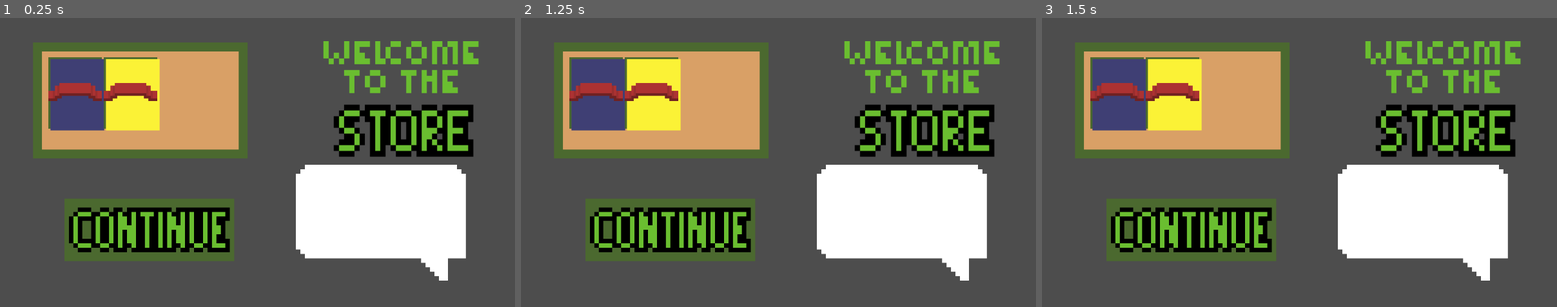
Above: before the commit, frames 1-3 (left to right).
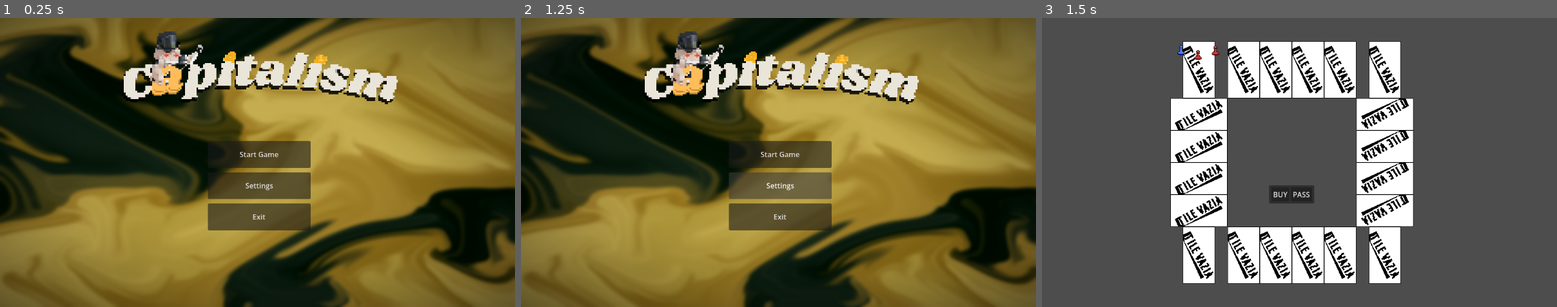
Above: after the commit, the same moments.

Repository: JosueMonteiroUchoaAlves/monopoly-godot
Game: Godot game, scene res://scenes/Game.tscn
Same seed, same stepped clock (60 frames per second), same inputs: the game is played once before the commit and once after it.
Inputs (mouse positions are in pixels of both pictures, inside the frame that each line leads up to):
- Up to frame 1 (0.25 s): no input
- Up to frame 2 (1.25 s): click (778, 185) at 0.5 s, where only the run after the commit has a clickable "Settings"
- Up to frame 3 (1.5 s): click (1299, 153) at 1.25 s, where only the run after the commit has a clickable "Start Game"

The runs differ from the first frame. In frame 1, 100% of the frame differs, in the area x 0-100%, y 0-100%; in frame 2, 100%; in frame 3, 50%.
Error after the commit: Parse Error: Node export is only supported in Node-derived classes, but the current class inherits "Resource". (res://scripts/tile.gd:4)

Commit message:
Feat: Main menu adicionado Fix: Jogo agora "roda" - foi REMENDADO, não esta confiavel! Fix: Tabuleiro reorganizado

Diff:
--- a/project.godot
+++ b/project.godot
@@ -15,10 +15,15 @@
 config/features=PackedStringArray("4.7", "Forward Plus")
 config/icon="res://icon.svg"
 
+[autoload]
+
+EventBus="*uid://btwlm8cblqiqu"
+
 [physics]
 
 3d/physics_engine="Jolt Physics"
 
 [rendering]
 
+textures/canvas_textures/default_texture_filter=0
 rendering_device/driver.windows="d3d12"
--- /dev/null
+++ b/scenes/Background.tscn
@@ -0,0 +1,35 @@
+[gd_scene format=3 uid="uid://b5wj2b7xupxnt"]
+
+[ext_resource type="Shader" uid="uid://ddb3b6351xpav" path="res://shaders/new_shader.gdshader" id="1_274mx"]
+
+[sub_resource type="ShaderMaterial" id="ShaderMaterial_8lwub"]
+shader = ExtResource("1_274mx")
+shader_parameter/color_bg = Vector4(0.02, 0.1, 0.04, 1)
+shader_parameter/color_base_gold = Vector4(0.7, 0.55, 0.15, 1)
+shader_parameter/color_pearl_gold = Vector4(0.92, 0.82, 0.38, 1)
+shader_parameter/speed = 0.0230000010925
+shader_parameter/liquid_scale = 6.0
+shader_parameter/pearl_intensity = 0.7310000347225
+shader_parameter/flake_intensity = 0.1770000084075
+shader_parameter/flake_scale = 82.96700156593249
+shader_parameter/flake_density = 0.974000022515
+shader_parameter/scanline_density = 900.0
+shader_parameter/scanline_opacity = 0.035
+shader_parameter/vignette_size = 1.2
+shader_parameter/vignette_smoothness = 0.2
+
+[node name="Background" type="Panel" unique_id=2086670229]
+anchors_preset = 15
+anchor_right = 1.0
+anchor_bottom = 1.0
+grow_horizontal = 2
+grow_vertical = 2
+
+[node name="ColorRect" type="ColorRect" parent="." unique_id=281499709]
+material = SubResource("ShaderMaterial_8lwub")
+layout_mode = 1
+anchors_preset = 15
+anchor_right = 1.0
+anchor_bottom = 1.0
+grow_horizontal = 2
+grow_vertical = 2
--- a/scenes/Board.tscn
+++ b/scenes/Board.tscn
@@ -3,62 +3,103 @@
 [ext_resource type="Script" uid="uid://cy2qs3cy8pfvv" path="res://scenes/scripts/Board.gd" id="1_66b1s"]
 [ext_resource type="PackedScene" uid="uid://b2isg06fnmy2a" path="res://scenes/Tile.tscn" id="2_w6jgk"]
 [ext_resource type="PackedScene" uid="uid://bhaxklaynv8re" path="res://scenes/Player.tscn" id="3_xdl3i"]
+[ext_resource type="Texture2D" uid="uid://cam6fufpwluh3" path="res://sprites/tiles/inicio.png" id="4_hljw5"]
+[ext_resource type="Texture2D" uid="uid://fa3h4jd4lxy4" path="res://sprites/tiles/cadeia.png" id="4_w6jgk"]
+[ext_resource type="Texture2D" uid="uid://ch37oa5j6vadb" path="res://sprites/tiles/coorner-boost.png" id="5_wxh2q"]
+[ext_resource type="Texture2D" uid="uid://euj8p1f44hso" path="res://sprites/sprite-tile.png" id="5_xdl3i"]
+[ext_resource type="Texture2D" uid="uid://cprwh5leir7et" path="res://sprites/tiles/virada-de-chave.png" id="8_w8n1y"]
 
 [node name="Board" type="Node2D" unique_id=1499039582]
+position = Vector2(576, 324)
 script = ExtResource("1_66b1s")
 
 [node name="Player" parent="." unique_id=1879539904 instance=ExtResource("3_xdl3i")]
 z_index = 1
-position = Vector2(74, 32)
+position = Vector2(-248, -261)
 
 [node name="Enemy1" parent="." unique_id=2042366148 instance=ExtResource("3_xdl3i")]
 z_index = 1
-position = Vector2(63, 60)
+position = Vector2(-171, -260)
 is_enemy = true
 
 [node name="Enemy2" parent="." unique_id=1165085393 instance=ExtResource("3_xdl3i")]
 z_index = 1
-position = Vector2(82, 58)
+position = Vector2(-210, -250)
 is_enemy = true
 
 [node name="Tile1" parent="." unique_id=2050578409 instance=ExtResource("2_w6jgk")]
-position = Vector2(74, 53)
+position = Vector2(-208, -214)
+textura_personalizada = ExtResource("4_hljw5")
+is_corner = true
 
 [node name="Tile2" parent="." unique_id=1919379070 instance=ExtResource("2_w6jgk")]
-position = Vector2(108, 52)
+position = Vector2(-108, -214)
 
 [node name="Tile3" parent="." unique_id=1152571067 instance=ExtResource("2_w6jgk")]
-position = Vector2(140, 51)
+position = Vector2(-36, -214)
 
 [node name="Tile4" parent="." unique_id=1053604584 instance=ExtResource("2_w6jgk")]
-position = Vector2(179, 92)
+position = Vector2(36, -214)
+
+[node name="Tile5" parent="." unique_id=854806750 instance=ExtResource("2_w6jgk")]
+position = Vector2(108, -214)
+
+[node name="Tile6" parent="." unique_id=1257356489 instance=ExtResource("2_w6jgk")]
+position = Vector2(208, -214)
+textura_personalizada = ExtResource("5_wxh2q")
+is_corner = true
+
+[node name="Tile7" parent="." unique_id=381312033 instance=ExtResource("2_w6jgk")]
+position = Vector2(208, -114)
 rotation = 1.5707964
 
-[node name="Tile5" parent="." unique_id=854806750 instance=ExtResource("2_w6jgk")]
-position = Vector2(182, 123)
+[node name="Tile8" parent="." unique_id=1027657847 instance=ExtResource("2_w6jgk")]
+position = Vector2(208, -42)
 rotation = 1.5707964
 
-[node name="Tile6" parent="." unique_id=1257356489 instance=ExtResource("2_w6jgk")]
-position = Vector2(182, 155)
+[node name="Tile9" parent="." unique_id=749679803 instance=ExtResource("2_w6jgk")]
+position = Vector2(208, 30)
 rotation = 1.5707964
 
-[node name="Tile7" parent="." unique_id=381312033 instance=ExtResource("2_w6jgk")]
-position = Vector2(140, 191)
+[node name="Tile10" parent="." unique_id=893537449 instance=ExtResource("2_w6jgk")]
+position = Vector2(208, 102)
+rotation = 1.5707964
+textura_personalizada = ExtResource("5_xdl3i")
 
-[node name="Tile8" parent="." unique_id=1027657847 instance=ExtResource("2_w6jgk")]
-position = Vector2(107, 192)
+[node name="Tile11" parent="." unique_id=249677084 instance=ExtResource("2_w6jgk")]
+position = Vector2(208, 202)
+textura_personalizada = ExtResource("4_w6jgk")
+is_corner = true
 
-[node name="Tile9" parent="." unique_id=749679803 instance=ExtResource("2_w6jgk")]
-position = Vector2(74, 192)
+[node name="Tile12" parent="." unique_id=2037284452 instance=ExtResource("2_w6jgk")]
+position = Vector2(108, 202)
 
-[node name="Tile10" parent="." unique_id=893537449 instance=ExtResource("2_w6jgk")]
-position = Vector2(33, 154)
+[node name="Tile13" parent="." unique_id=1861067459 instance=ExtResource("2_w6jgk")]
+position = Vector2(36, 202)
+
+[node name="Tile14" parent="." unique_id=1387878803 instance=ExtResource("2_w6jgk")]
+position = Vector2(-36, 202)
+
+[node name="Tile15" parent="." unique_id=1818993440 instance=ExtResource("2_w6jgk")]
+position = Vector2(-108, 202)
+
+[node name="Tile16" parent="." unique_id=1772903562 instance=ExtResource("2_w6jgk")]
+position = Vector2(-208, 202)
+textura_personalizada = ExtResource("8_w8n1y")
+is_corner = true
+
+[node name="Tile17" parent="." unique_id=1947630365 instance=ExtResource("2_w6jgk")]
+position = Vector2(-208, 102)
 rotation = -1.5707964
 
-[node name="Tile11" parent="." unique_id=249677084 instance=ExtResource("2_w6jgk")]
-position = Vector2(34, 121)
+[node name="Tile18" parent="." unique_id=2122663265 instance=ExtResource("2_w6jgk")]
+position = Vector2(-208, 30)
 rotation = -1.5707964
 
-[node name="Tile12" parent="." unique_id=2037284452 instance=ExtResource("2_w6jgk")]
-position = Vector2(34, 89)
+[node name="Tile19" parent="." unique_id=66678545 instance=ExtResource("2_w6jgk")]
+position = Vector2(-208, -42)
 rotation = -1.5707964
+
+[node name="Tile20" parent="." unique_id=1067754183 instance=ExtResource("2_w6jgk")]
+position = Vector2(-208, -114)
+rotation = -1.5707964
--- a/scenes/Game.tscn
+++ b/scenes/Game.tscn
@@ -1,9 +1,13 @@
 [gd_scene format=3 uid="uid://ba6p5p811v26r"]
 
 [ext_resource type="Script" uid="uid://c2v0b6wfp52op" path="res://scenes/scripts/Game.gd" id="1_ibkli"]
+[ext_resource type="PackedScene" uid="uid://bcr4dgxswyo3n" path="res://scenes/MainMenu.tscn" id="2_cpr0p"]
 [ext_resource type="PackedScene" uid="uid://c0j4hr64jk8yx" path="res://scenes/Store.tscn" id="2_qbsmt"]
 
 [node name="Game" type="Node" unique_id=1730410151]
 script = ExtResource("1_ibkli")
 
+[node name="MainMenu" parent="." unique_id=39836289 instance=ExtResource("2_cpr0p")]
+
 [node name="Store" parent="." unique_id=1302413312 instance=ExtResource("2_qbsmt")]
+visible = false
--- /dev/null
+++ b/scenes/MainMenu.tscn
@@ -0,0 +1,80 @@
+[gd_scene format=3 uid="uid://bcr4dgxswyo3n"]
+
+[ext_resource type="PackedScene" uid="uid://b5wj2b7xupxnt" path="res://scenes/Background.tscn" id="1_i26rj"]
+[ext_resource type="Script" uid="uid://dcpytdacq7ik4" path="res://scenes/scripts/MainMenu.gd" id="1_ow34m"]
+[ext_resource type="Shader" uid="uid://d3ppg210awvh" path="res://shaders/BackgroundBlur.gdshader" id="2_eiy7p"]
+[ext_resource type="Texture2D" uid="uid://dl6yvkbpv5v8m" path="res://sprites/decoration/capitalism-branco-com-sombra.png" id="3_2wh52"]
+
+[sub_resource type="ShaderMaterial" id="ShaderMaterial_wa3y6"]
+shader = ExtResource("2_eiy7p")
+shader_parameter/blur_amount = 2.0
+
+[node name="MainMenu" type="Control" unique_id=39836289]
+layout_mode = 3
+anchors_preset = 15
+anchor_right = 1.0
+anchor_bottom = 1.0
+grow_horizontal = 2
+grow_vertical = 2
+script = ExtResource("1_ow34m")
+
+[node name="Background" parent="." unique_id=2086670229 instance=ExtResource("1_i26rj")]
+modulate = Color(0.8474744, 0.84747446, 0.84747446, 1)
+layout_mode = 1
+
+[node name="ColorRect" type="ColorRect" parent="." unique_id=1831509097]
+material = SubResource("ShaderMaterial_wa3y6")
+layout_mode = 1
+anchors_preset = 15
+anchor_right = 1.0
+anchor_bottom = 1.0
+grow_horizontal = 2
+grow_vertical = 2
+
+[node name="VBoxContainer" type="VBoxContainer" parent="." unique_id=1575907006]
+layout_mode = 1
+anchors_preset = 8
+anchor_left = 0.5
+anchor_top = 0.5
+anchor_right = 0.5
+anchor_bottom = 0.5
+offset_left = -111.0
+offset_top = -48.0
+offset_right = 119.0
+offset_bottom = 152.0
+grow_horizontal = 2
+grow_vertical = 2
+theme_override_constants/separation = 10
+
+[node name="ButtonStartGame" type="Button" parent="VBoxContainer" unique_id=1248516891]
+layout_mode = 2
+size_flags_vertical = 3
+text = "Start Game"
+
+[node name="ButtonSettings" type="Button" parent="VBoxContainer" unique_id=1176641618]
+layout_mode = 2
+size_flags_vertical = 3
+text = "Settings"
+
+[node name="ButtonExit" type="Button" parent="VBoxContainer" unique_id=1992102591]
+layout_mode = 2
+size_flags_vertical = 3
+text = "Exit"
+
+[node name="CapitalismLogo" type="TextureRect" parent="." unique_id=1012383396]
+layout_mode = 1
+anchors_preset = 8
+anchor_left = 0.5
+anchor_top = 0.5
+anchor_right = 0.5
+anchor_bottom = 0.5
+offset_left = -369.0
+offset_top = -301.0
+offset_right = 369.7755
+offset_bottom = -120.0
+grow_horizontal = 2
+grow_vertical = 2
+texture = ExtResource("3_2wh52")
+
+[connection signal="pressed" from="VBoxContainer/ButtonStartGame" to="." method="_on_button_start_game_pressed"]
+[connection signal="pressed" from="VBoxContainer/ButtonExit" to="." method="_on_button_exit_pressed"]
--- a/scenes/Round.tscn
+++ b/scenes/Round.tscn
@@ -13,11 +13,11 @@
 anchor_top = 1.0
 anchor_right = 0.5
 anchor_bottom = 1.0
-offset_left = 288.0
-offset_top = 165.0
-offset_right = 288.0
-offset_bottom = 165.0
+offset_left = 558.0
+offset_top = 395.0
+offset_right = 558.0
+offset_bottom = 395.0
 grow_vertical = 0
 
 [node name="Board" parent="." unique_id=1499039582 instance=ExtResource("1_tccmb")]
-position = Vector2(0, 3)
+position = Vector2(559, 330)
--- a/scenes/scripts/Game.gd
+++ b/scenes/scripts/Game.gd
@@ -1,5 +1,6 @@
 class_name Game extends Node
-var main_scene: Node
+
+@onready var main_scene: Node = $MainMenu
 var overlay_scene: Node
 
 func change_scene(
@@ -18,7 +19,10 @@
 # Called when the node enters the scene tree for the first time.
 func _ready() -> void:
 	var store = $Store
-	pass # Replace with function body.
+	EventBus.start_game_button_was_pressed.connect(_on_start_game_button_was_pressed)
+
+func _on_start_game_button_was_pressed():
+	change_scene("res://scenes/Round.tscn")
 
 
 # Called every frame. 'delta' is the elapsed time since the previous frame.
--- /dev/null
+++ b/scenes/scripts/MainMenu.gd
@@ -0,0 +1,19 @@
+extends Control
+
+
+# Called when the node enters the scene tree for the first time.
+func _ready() -> void:
+	pass # Replace with function body.
+
+
+# Called every frame. 'delta' is the elapsed time since the previous frame.
+func _process(delta: float) -> void:
+	pass
+
+
+func _on_button_start_game_pressed() -> void:
+	EventBus.start_game_button_was_pressed.emit()
+
+
+func _on_button_exit_pressed() -> void:
+	get_tree().quit()
--- a/scenes/scripts/Round.gd
+++ b/scenes/scripts/Round.gd
@@ -12,7 +12,8 @@
 # Called when the node enters the scene tree for the first time.
 func _ready() -> void:
 	round_setup()
-	start_round()
+	# nao esta funcionando no momento:
+	#start_round()
 
 func round_setup() -> void:
 	# Vai ter que ser 0 mesmo por causa do caso em que
@@ -57,7 +58,6 @@
 		controller.bankruptcy.connect(on_player_bankrupt)
 
 	board.setup(tiles, players, user_choice_UI)
-
 
 func start_round() -> void:
 	var rng = RandomNumberGenerator.new()
--- a/scenes/scripts/Tile.gd
+++ b/scenes/scripts/Tile.gd
@@ -1,7 +1,21 @@
+#@tool
 class_name TileNode extends Node2D
 
+#@export var textura_personalizada: Texture2D
+@onready var sprite: Sprite2D = $Sprite
+
 @onready var marker : Marker2D = $Marker
+@export var is_corner: bool
 var logic_core: Tile
+
+# DESCOMENTAR AS LINHAS SE NECESSARIO VISUALIZAR TEXTURA SEM RODAR O CODIGO
+
+func _ready():
+	#if textura_personalizada:
+		#sprite.texture = textura_personalizada
+	pass
+func definir_textura(nova_textura: Texture2D):
+	sprite.texture = nova_textura
 
 #-- These are not being used in this iteration at the moment.
 #@export var price: float
--- a/scripts/abstracts/objects/controller.gd
+++ b/scripts/abstracts/objects/controller.gd
@@ -1,16 +1,32 @@
 @abstract
 class_name Controller extends Node
 
-@export var player: Player;
+var player: Player
+var view: PlayerNode
+var is_bankrupt: bool = false
+
+signal turn_finished
+signal bankruptcy(controller: Controller)
+
+func _init(player_t: Player, view_t: PlayerNode) -> void:
+	player = player_t
+	view = view_t
+
+func move_player(new_position: int, coordinates: Vector2) -> void:
+	#-- Logicamente
+	player.move(new_position)
+	#-- Visualmente
+	view.move(coordinates)
 
 @abstract
-func executeTurn(will_skip: bool)
+func execute_turn(_property: Property)
 
-# Called when the node enters the scene tree for the first time.
-# func _ready() -> void:
-# 	pass # Replace with function body.
+func file_for_bankruptcy():
+	is_bankrupt = true
+	print("%s faliu"%player.get_player_name())
+	bankruptcy.emit(self)
 
-
-# Called every frame. 'delta' is the elapsed time since the previous frame.
-# func _process(delta: float) -> void:
-# 	pass
+func skip_turn(reason: String) -> void:
+	print("%s teve seu turno eskipado por %s\n"%[player._name, reason])
+	await Engine.get_main_loop().create_timer(1.0).timeout
+	turn_finished.emit(self)
--- a/scripts/abstracts/objects/property.gd
+++ b/scripts/abstracts/objects/property.gd
@@ -1,10 +1,41 @@
+@abstract
 class_name Property extends Node
 
-@export var _owner: Player : get=get_property_owner, set=set_property_owner
+var _owner: Player : get=get_property_owner, set=buy_property
+var _name: String : get=get_property_name
 @export var _base_data: PropertyData
 
 func get_property_owner():
 	return _owner
 
+func _init(name: String, price: int, owner: Player = null):
+	# como basedata nao ta inicializado por enquanto vai ficar sem preco
+	# nao posso inicializar pq eh abstrata
+	# _base_data._price = price
+	_name = name
+	_owner = owner
+
 func set_property_owner(player: Player):
 	_owner = player
+
+# antiga funcao "activate"
+#TODO o payer ser um controller permite em algum momento o player
+# poder vender alguma property ou Asset para a board (ou player) para sair da divida
+@abstract
+func charge_rent(payer: Controller)
+
+func get_property_name():
+	return _name
+
+func get_property_price():
+	return _base_data._price
+
+# por enquanto so poderam comprar propriedades. Nada de trocas por agora...
+func buy_property(player: Player):
+	# pra parar de disparar um erro ao definir o setter
+	if player:
+		if player.get_money() >= self._price:
+			_owner = player
+			player.gain_or_spend_money(self._price * -1)
+		else:
+			print("Querer nao eh poder...")
--- a/scripts/controller.gd
+++ /dev/null
@@ -1,32 +0,0 @@
-@abstract
-class_name Controller extends Node
-
-var player: Player
-var view: PlayerNode
-var is_bankrupt: bool = false
-
-signal turn_finished
-signal bankruptcy(controller: Controller)
-
-func _init(player_t: Player, view_t: PlayerNode) -> void:
-	player = player_t
-	view = view_t
-
-func move_player(new_position: int, coordinates: Vector2) -> void:
-	#-- Logicamente
-	player.move(new_position)
-	#-- Visualmente
-	view.move(coordinates)
-
-@abstract
-func execute_turn(_property: Property)
-
-func file_for_bankruptcy():
-	is_bankrupt = true
-	print("%s faliu"%player.get_player_name())
-	bankruptcy.emit(self)
-
-func skip_turn(reason: String) -> void:
-	print("%s teve seu turno eskipado por %s\n"%[player._name, reason])
-	await Engine.get_main_loop().create_timer(1.0).timeout
-	turn_finished.emit(self)
--- /dev/null
+++ b/scripts/event_bus.gd
@@ -0,0 +1,12 @@
+extends Node
+
+signal start_game_button_was_pressed
+
+# Called when the node enters the scene tree for the first time.
+func _ready() -> void:
+	pass # Replace with function body.
+
+
+# Called every frame. 'delta' is the elapsed time since the previous frame.
+func _process(delta: float) -> void:
+	pass
--- a/scripts/property.gd
+++ /dev/null
@@ -1,36 +0,0 @@
-@abstract
-class_name Property extends Resource
-
-var _owner: Player : get=get_property_owner, set=buy_property
-var _price: int :  get=get_property_price
-var _name: String : get=get_property_name
-
-func _init(name: String, price: int, owner: Player = null):
-	_name = name
-	_price = price
-	_owner = owner
-
-# antiga funcao "activate"
-#TODO o payer ser um controller permite em algum momento o player
-# poder vender alguma property ou Asset para a board (ou player) para sair da divida
-@abstract
-func charge_rent(payer: Controller)
-
-func get_property_name():
-	return _name
-
-func get_property_price():
-	return _price
-
-func get_property_owner():
-	return _owner
-
-# por enquanto so poderam comprar propriedades. Nada de trocas por agora...
-func buy_property(player: Player):
-	# pra parar de disparar um erro ao definir o setter
-	if player:
-		if player.get_money() >= self._price:
-			_owner = player
-			player.gain_or_spend_money(self._price * -1)
-		else:
-			print("Querer nao eh poder...")
--- /dev/null
+++ b/shaders/new_shader.gdshader
@@ -0,0 +1,74 @@
+shader_type canvas_item;
+
+// Cores
+uniform vec4 color_bg = vec4(0.02, 0.10, 0.04, 1.0);
+uniform vec4 color_base_gold = vec4(0.70, 0.55, 0.15, 1.0);
+uniform vec4 color_pearl_gold = vec4(0.92, 0.82, 0.38, 1.0);
+
+// Comportamento
+uniform float speed : hint_range(0.0, 1.0) = 0.15;
+uniform float liquid_scale : hint_range(1.0, 15.0) = 6.0; // Zoom do líquido
+
+// Efeito Perolado
+uniform float pearl_intensity : hint_range(0.0, 1.0) = 0.5; // Opacidade do brilho
+uniform float flake_intensity : hint_range(0.0, 2.0) = 0.4; // Força dos diamantes
+uniform float flake_scale : hint_range(50.0, 300.0) = 180.0; // Tamanho dos pontinhos
+uniform float flake_density : hint_range(0.5, 0.99) = 0.92; // Quantidade de pontinhos (maior = menos pontos)
+
+// Pós-Processamento
+uniform float scanline_density : hint_range(100.0, 1500.0) = 900.0; // Quantidade de linhas CRT
+uniform float scanline_opacity : hint_range(0.0, 0.1) = 0.035; // Visibilidade das linhas
+uniform float vignette_size : hint_range(0.0, 2.0) = 1.2; // Tamanho da sombra nas bordas
+uniform float vignette_smoothness : hint_range(0.0, 1.0) = 0.2; // Suavidade da sombra
+
+float hash(vec2 p) {
+    return fract(sin(dot(p, vec2(12.9898, 78.233))) * 43758.5453);
+}
+
+void fragment() {
+    vec2 p = UV * liquid_scale;
+    float t = TIME * speed;
+
+    // 1. FLUXO DAS PARTÍCULAS
+    vec2 flake_flow = p;
+    flake_flow.x += 0.2 * sin(1.5 * p.y + t);
+    flake_flow.y += 0.2 * cos(1.5 * p.x + t);
+
+    vec2 flake_grid = flake_flow * flake_scale;
+    vec2 flake_id = floor(flake_grid);
+    vec2 flake_fract = fract(flake_grid) - 0.5;
+
+    float flake_noise = hash(flake_id);
+    float flake = step(flake_density, flake_noise);
+    flake *= step(length(flake_fract), 0.3);
+
+    // 2. FLUXO DO LÍQUIDO
+    for(float i = 1.0; i < 9.0; i++) {
+        vec2 new_p = p;
+        new_p.x += 0.7 / i * sin(i * 1.5 * p.y + t) + 1.0;
+        new_p.y += 0.7 / i * cos(i * 1.5 * p.x + t) - 1.0;
+        p = new_p;
+    }
+
+    float pattern = cos(p.x + p.y) * 0.5 + 0.5;
+
+    // Composição
+    vec3 final_color = mix(color_bg.rgb, color_base_gold.rgb, smoothstep(0.05, 0.35, pattern));
+    float pearl_mask = smoothstep(0.45, 0.9, pattern);
+
+    vec3 pearl_color = color_pearl_gold.rgb + (flake * flake_intensity);
+    final_color = mix(final_color, pearl_color, pearl_mask * pearl_intensity);
+
+    // Sombreamento de profundidade
+    final_color -= (sin(p.x * 2.0) * 0.05);
+
+    // Textura estrutural (Scanlines)
+    //float scanline = sin(UV.y * scanline_density) * scanline_opacity;
+    //final_color -= scanline;
+
+    // Vinheta de foco central
+    float dist = distance(UV, vec2(0.5));
+    final_color *= smoothstep(vignette_size, vignette_smoothness, dist);
+
+    COLOR = vec4(final_color, 1.0) * COLOR;
+}
Not shown, added: scenes/scripts/MainMenu.gd.uid
Not shown, changed: scripts/abstracts/objects/controller.gd.uid
Not shown, removed: scripts/controller.gd.uid
Not shown, added: scripts/event_bus.gd.uid
Not shown, removed: scripts/property.gd.uid
Not shown, added: shaders/BackgroundBlur.gdshader.uid
Not shown, added: shaders/new_shader.gdshader.uid
